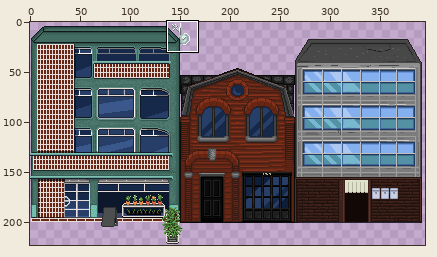
Sprite sheet -- main_game/assets/downtown/house_plantshoptrio.png. The first picture is a wide view before the edit; the outline marks the close-up.
Close-up. Old version:
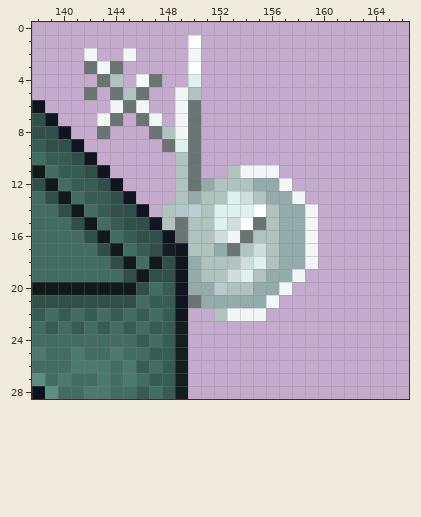
The file is 395x223 pixels. Colours within 5 levels of each other are drawn and written as one. Shown: x 138..166, y 0..28.
The same view after the edit:
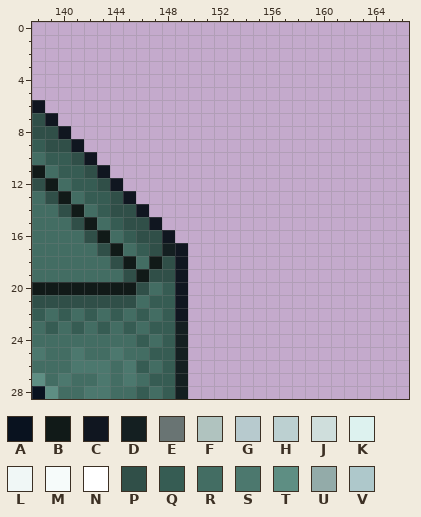
Palette (. is transparent): A #09121f  B #111a18  C #101620  D #141f21  E #697473  F #b0c3bf  G #b7cace  H #bcd0d1  J #cfdedc  K #ddf2ef  L #f0f7f6  M #f6fbfa  N #ffffff  P #304f48  Q #365c53  R #436d63  S #4c786e  T #5e8e83  U #93aba9  V #aec8cb
Edits made:
y 1: x 150 N -> .
y 2: x 142 L -> .; x 145 L -> .; x 150 L -> .
y 3: x 142..144 ELE -> ...; x 150 N -> .
y 4: x 143..144 EF -> ..; x 146..147 ME -> ..; x 150 K -> .
y 5: x 142 E -> .; x 144..146 EFE -> ...; x 149..150 LF -> ..
y 6: x 144..146 LEL -> ...; x 149..150 LE -> ..
y 7: x 143..144 LE -> ..; x 146..147 EL -> ..; x 149..150 LE -> ..
y 8: x 143 E -> .; x 147..150 EFLE -> ....
y 9: x 148..150 EKE -> ...
y 10: x 149..150 FE -> ..
y 11: x 149..150 FE -> ..; x 153..156 FLLL -> ....
y 12: x 149..157 FEUFFFUUL -> .........
y 13: x 149..158 FUFFKJFUUL -> ..........
y 14: x 148..159 FVHFKKKNFUUL -> ............
y 15: x 148..159 FEFFKJNEFUUL -> ............
y 16: x 149..159 EFFJLEFFUUL -> ...........
y 17: x 150..159 FFUEFJFUUL -> ..........
y 18: x 150..159 UFFFJKFUUL -> ..........
y 19: x 150..158 UFFJKFUUL -> .........
y 20: x 150..157 UUGFFUUL -> ........
y 21: x 150..156 EUUUUUL -> .......
y 22: x 152..155 FLLL -> ....
Pixel boxes of the changes (left, top, right, bottom) in both close-ups:
erased: (84, 35, 318, 321)
